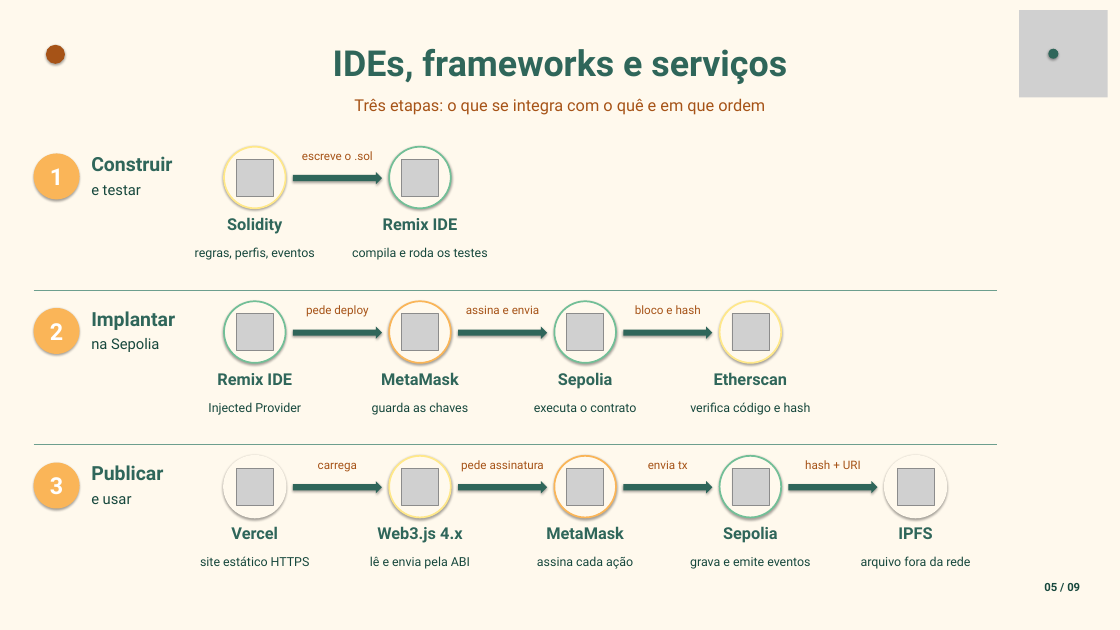
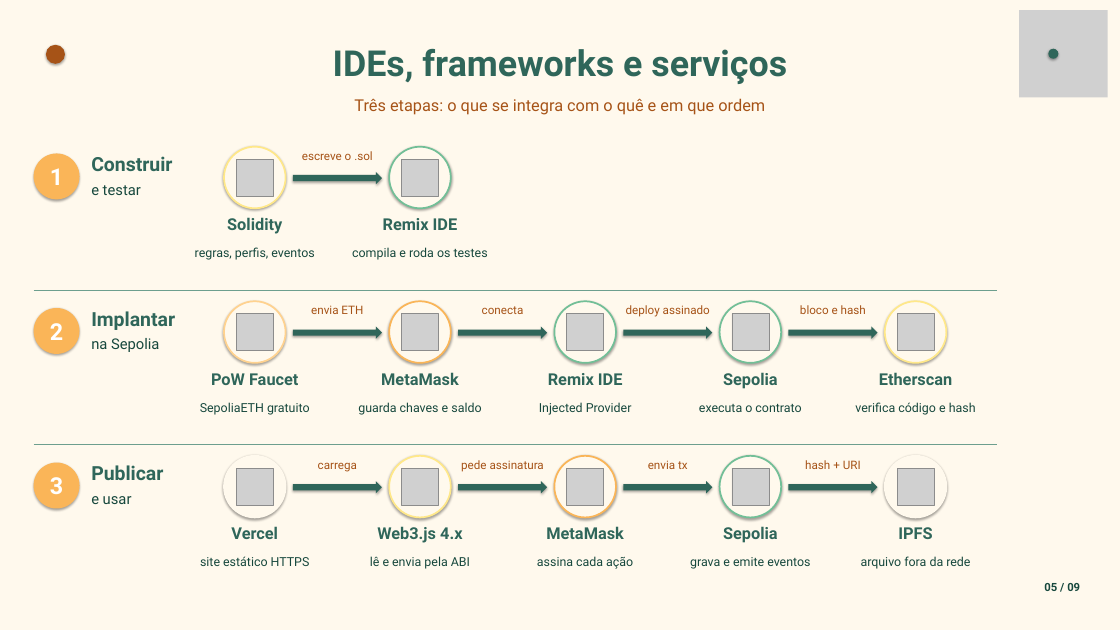
Before and after one commit to JulianaBallin/EcoOrigem, a slide deck: slide 5 of docs/slides/apresentacao-ecoorigem.pptx. Drawn at 1120x630 pixels with LibreOffice and Linux fonts; fonts in the diff are those of the drawing; grey boxes stand for pictures. Boxes give left, top, right and bottom in pixels: in the first picture for what was removed or moved away, otherwise in the second. Text is boxed around its words. In the diff, an @@ line names an element or a change of style, - is before the commit and + after.

Commit message:
feat(slides): add Sepolia PoW faucet to the tools diagram

```diff
--- a/docs/slides/apresentacao-ecoorigem.pptx
+++ b/docs/slides/apresentacao-ecoorigem.pptx
@@ 5 texts: place and size @@
-5 texts at <box>534,305,811,415</box>
+5 texts at <box>699,305,976,415</box>
@@ ellipse at <box>224,301,286,363</box>: outline #72BF97 2.2 pt to #FFD28F 2.2 pt @@
@@ text at <box>311,305,363,314</box>: text changed @@
-pede deploy
+envia ETH
@@ text at <box>482,306,524,314</box>: text changed @@
-assina e envia
+conecta
@@ text added at <box>626,305,710,317</box>, 15 pt, text #A65317 @@
+deploy assinado
@@ ellipse at <box>720,301,781,363</box>: outline #FFE889 2.2 pt to #72BF97 2.2 pt @@
@@ right arrow added at <box>788,326,878,339</box>, fill #2F665A @@
@@ ellipse added at <box>885,301,946,363</box>, fill #FFF9ED, outline #FFE889 2.2 pt @@
@@ picture added at <box>897,314,934,351</box> @@
@@ text added at <box>211,373,298,385</box>, 21 pt, text #2F665A, bold @@
+PoW Faucet
@@ text "Remix IDE": place and size @@
-text "Remix IDE" at <box>217,373,292,385</box>
+text "Remix IDE" at <box>548,373,623,385</box>
@@ text added at <box>200,402,310,415</box>, 16 pt, text #17483D @@
+SepoliaETH gratuito
@@ text at <box>358,402,481,415</box>: text changed @@
-guarda as chaves
+guarda chaves e saldo
@@ text "Injected Provider": place and size @@
-text "Injected Provider" at <box>208,402,301,415</box>
+text "Injected Provider" at <box>539,402,632,415</box>
```
Also in this commit, not shown: 2 other files.
